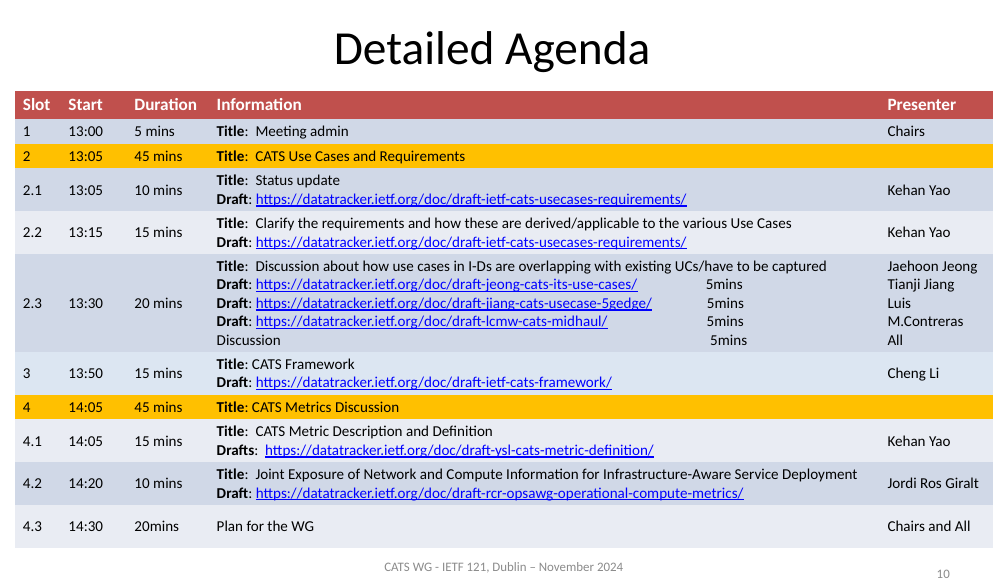
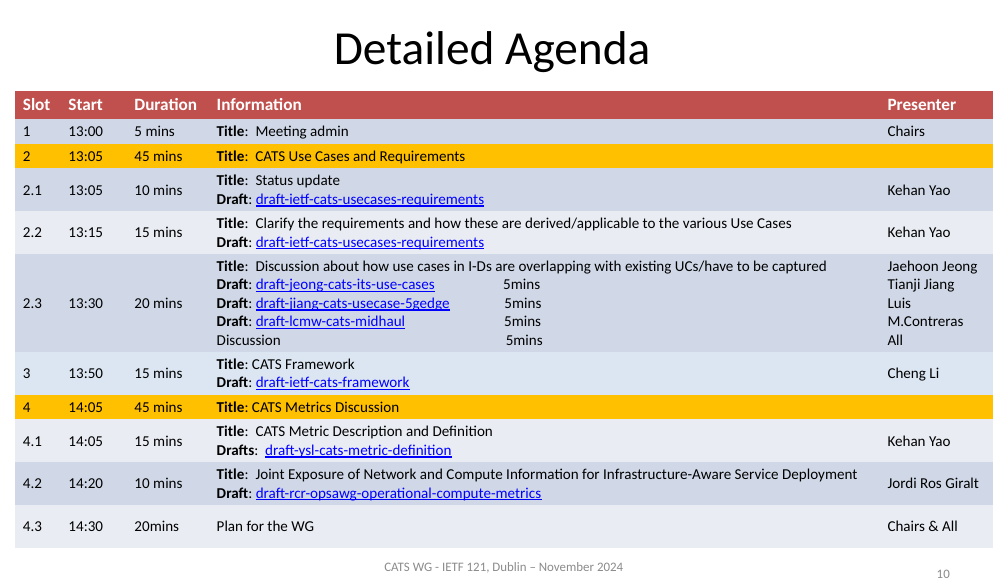
Before and after one commit to ietf-wg-cats/IETF-Meetings, a slide deck: slide 10 of 121/slides-121-cats-01-chairs-slides-03.pptx. Drawn at 1008x582 pixels with LibreOffice and Linux fonts; fonts in the diff are those of the drawing. Boxes give left, top, right and bottom in pixels: in the first picture for what was removed or moved away, otherwise in the second. Text is boxed around its words. In the diff, an @@ line names an element or a change of style, - is before the commit and + after.

```diff
--- a/121/slides-121-cats-01-chairs-slides-03.pptx
+++ b/121/slides-121-cats-01-chairs-slides-03.pptx
@@ table at (16, 91, 993, 542) @@
-row 4, column 4: Title: Status update / Draft: https://datatracker.ietf.org/doc/draft-ietf-cats-usecases-requirements/
+row 4, column 4: Title: Status update / Draft: draft-ietf-cats-usecases-requirements
-row 5, column 4: Title: Clarify the requirements and how these are derived/applicable to the various Use Cases / Draft: https://datatracker.ietf.org/doc/draft-ietf-cats-usecases-requirements/
+row 5, column 4: Title: Clarify the requirements and how these are derived/applicable to the various Use Cases / Draft: draft-ietf-cats-usecases-requirements
-row 6, column 4: Title: Discussion about how use cases in I-Ds are overlapping with existing UCs/have to be captured / Draft: https://datatracker.ietf.org/doc/draft-jeong-cats-its-use-cases/ 5mins / Draft: https://datatracker.ietf.org/doc/draft-jiang-cats-usecase-5gedge/ 5mins / Draft: https://datatracker.ietf.org/doc/draft-lcmw-cats-midhaul/ 5mins / Discussion 5mins
+row 6, column 4: Title: Discussion about how use cases in I-Ds are overlapping with existing UCs/have to be captured / Draft: draft-jeong-cats-its-use-cases 5mins / Draft: draft-jiang-cats-usecase-5gedge 5mins / Draft: draft-lcmw-cats-midhaul 5mins / Discussion 5mins
-row 7, column 4: Title: CATS Framework / Draft: https://datatracker.ietf.org/doc/draft-ietf-cats-framework/
+row 7, column 4: Title: CATS Framework / Draft: draft-ietf-cats-framework
-row 9, column 4: Title: CATS Metric Description and Definition / Drafts: https://datatracker.ietf.org/doc/draft-ysl-cats-metric-definition/
+row 9, column 4: Title: CATS Metric Description and Definition / Drafts: draft-ysl-cats-metric-definition
-row 10, column 4: Title: Joint Exposure of Network and Compute Information for Infrastructure-Aware Service Deployment / Draft: https://datatracker.ietf.org/doc/draft-rcr-opsawg-operational-compute-metrics/
+row 10, column 4: Title: Joint Exposure of Network and Compute Information for Infrastructure-Aware Service Deployment / Draft: draft-rcr-opsawg-operational-compute-metrics
-row 11, column 5: Chairs and All
+row 11, column 5: Chairs & All
```
Also in this commit, not shown: 2 other slides changed.
